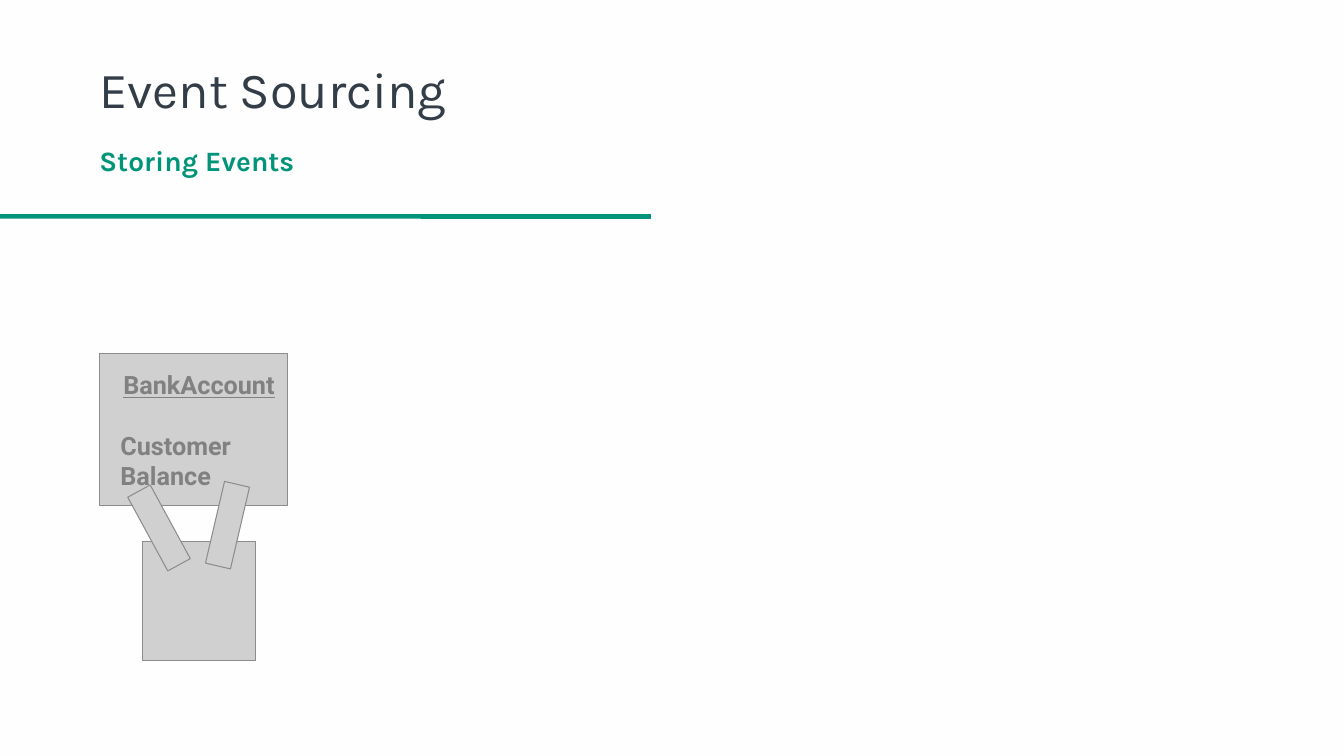
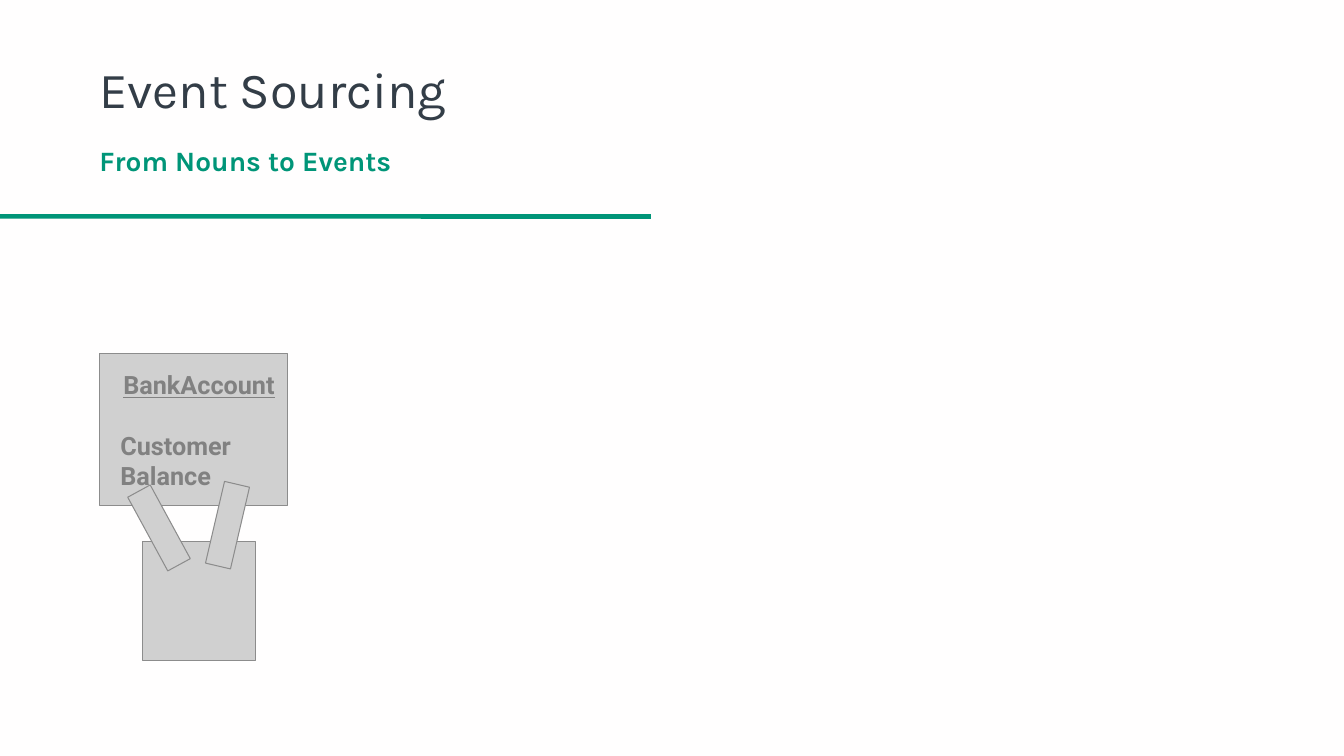
Before and after one commit to danielwagstaff/training, a slide deck: slide 11 of event-sourcing/Event Sourcing in a Microservices Environment.pptx (slide 10 before the commit). Drawn at 1344x756 pixels with LibreOffice and Linux fonts; fonts in the diff are those of the drawing; grey boxes stand for pictures; background and template pictures are left out. Boxes give left, top, right and bottom in pixels: in the first picture for what was removed or moved away, otherwise in the second. Text is boxed around its words. In the diff, an @@ line names an element or a change of style, - is before the commit and + after.

```diff
--- a/event-sourcing/Event Sourcing in a Microservices Environment.pptx
+++ b/event-sourcing/Event Sourcing in a Microservices Environment.pptx
@@ text at <box>99,152,391,172</box>: text changed @@
-Storing Events
+From Nouns to Events
```
Also in this commit, not shown: 35 other slides changed, 13 slides added, 2 slides removed.
